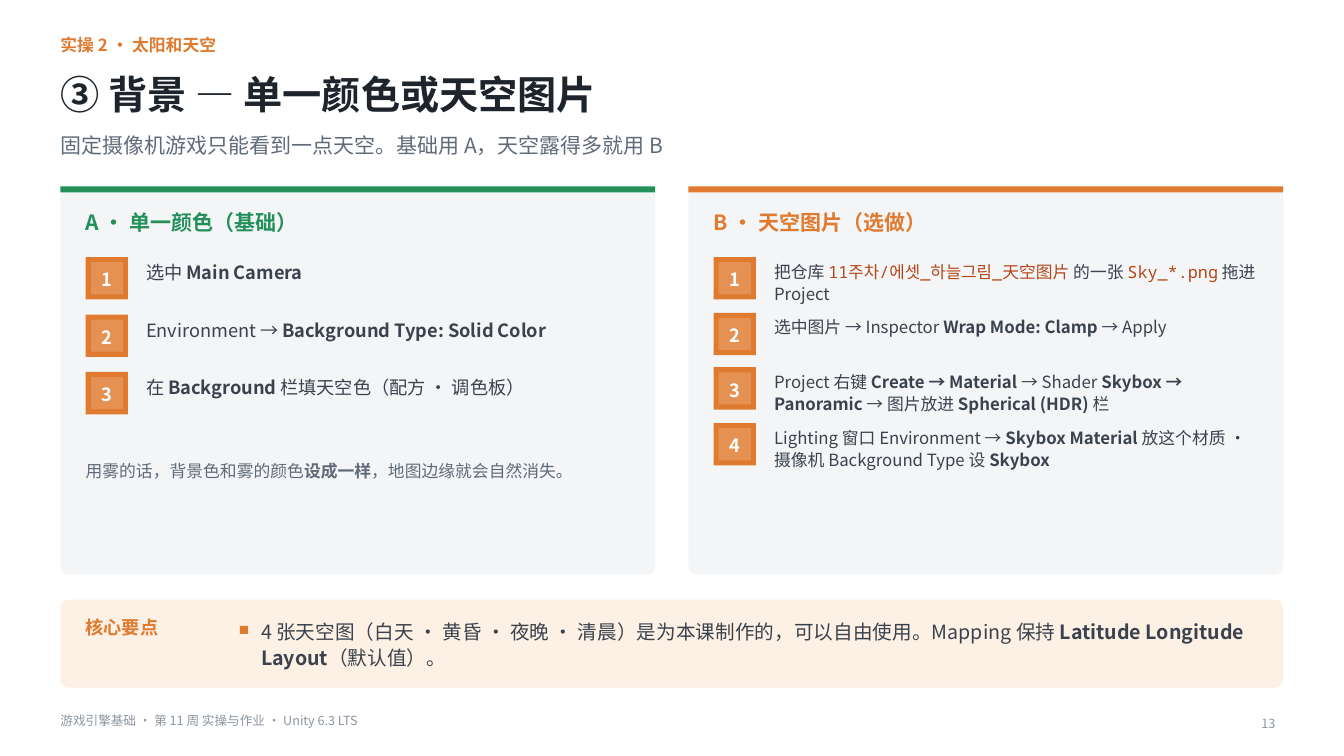
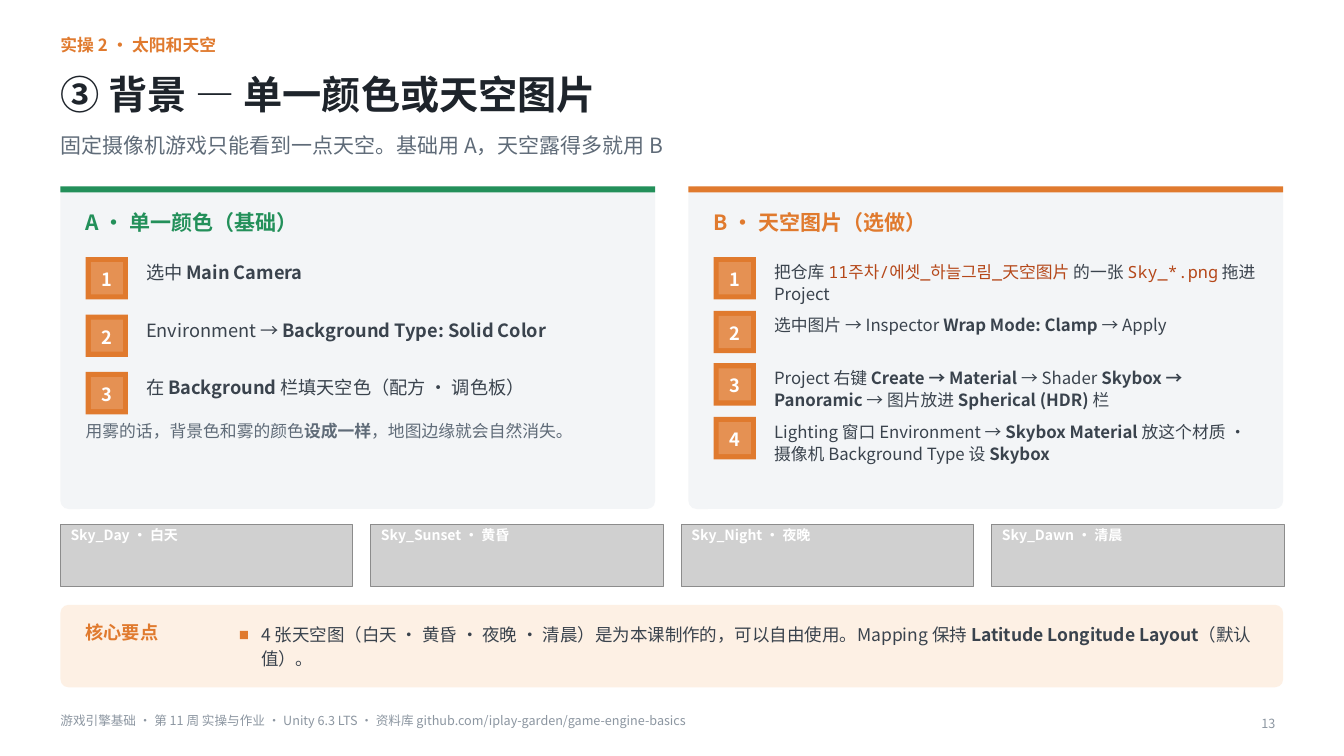
Before and after one commit to iplay-garden/game-engine-basics, a slide deck: slide 13 of 11주차/简体中文/游戏引擎基础_第11周_实操与作业指南_简体中文.pptx. Drawn at 1344x756 pixels with LibreOffice and Linux fonts; fonts in the diff are those of the drawing; grey boxes stand for pictures. Boxes give left, top, right and bottom in pixels: in the first picture for what was removed or moved away, otherwise in the second. Text is boxed around its words. In the diff, an @@ line names an element or a change of style, - is before the commit and + after.

```diff
--- a/11주차/简体中文/游戏引擎基础_第11周_实操与作业指南_简体中文.pptx
+++ b/11주차/简体中文/游戏引擎基础_第11周_实操与作业指南_简体中文.pptx
@@ rounded rectangle: place and size @@
-rounded rectangle at (60, 187, 655, 575)
+rounded rectangle at (60, 187, 655, 509)
@@ rounded rectangle: place and size @@
-rounded rectangle at (689, 187, 1284, 575)
+rounded rectangle at (689, 187, 1284, 509)
@@ text "用雾的话，背景色和雾的颜色设成一样，地图边缘就会自然消失。": place and size @@
-text "用雾的话，背景色和雾的颜色设成一样，地图边缘就会自然消失。" at (86, 463, 573, 479)
+text "用雾的话，背景色和雾的颜色设成一样，地图边缘就会自然消失。" at (86, 423, 573, 439)
@@ 4 texts, 4 rectangles: place and size @@
-4 texts, 4 rectangles at (714, 367, 1226, 470)
+4 texts, 4 rectangles at (714, 363, 1226, 464)
@@ picture added at (60, 524, 353, 587) @@
@@ text added at (71, 529, 178, 543), 10 pt, text #FFFFFF, bold @@
+Sky_Day · 白天
@@ picture added at (371, 524, 663, 587) @@
@@ text added at (381, 524, 509, 544), 10 pt, text #FFFFFF, bold @@
+Sky_Sunset · 黄昏
@@ picture added at (682, 524, 974, 587) @@
@@ text added at (691, 524, 811, 544), 10 pt, text #FFFFFF, bold @@
+Sky_Night · 夜晚
@@ picture added at (992, 524, 1285, 587) @@
@@ text added at (1002, 524, 1122, 544), 10 pt, text #FFFFFF, bold @@
+Sky_Dawn · 清晨
@@ proportions changed in 3 elements at (60, 187, 655, 509), (689, 187, 1284, 509), (60, 605, 1284, 688) @@
@@ rounded rectangle: place and size @@
-rounded rectangle at (60, 600, 1284, 688)
+rounded rectangle at (60, 605, 1284, 688)
@@ text "核心要点": place and size @@
-text "核心要点" at (86, 618, 159, 636)
+text "核心要点" at (86, 623, 159, 641)
@@ text "4 张天空图（白天 · 黄昏 · ..." at (261, 626, 1251, 667): size 14 to 12.5 pt @@
@@ rectangle: place and size @@
-rectangle at (240, 626, 248, 634)
+rectangle at (240, 631, 248, 639)
@@ text at (60, 714, 685, 728): text changed @@
-游戏引擎基础 · 第 11 周 实操与作业 · Unity 6.3 LTS
+游戏引擎基础 · 第 11 周 实操与作业 · Unity 6.3 LTS · 资料库 github.com/iplay-garden/game-engine-basics
```
Also in this commit, not shown: 32 other slides changed, 14 other files.
